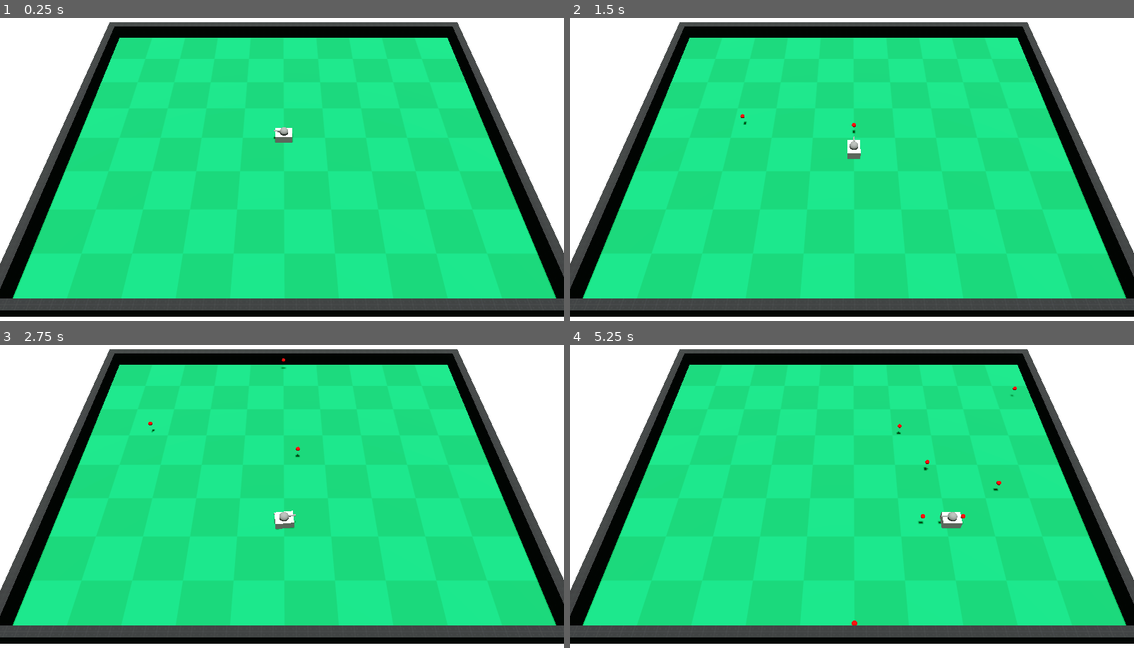
Above: before the commit, frames 1-4 (two rows, left to right).
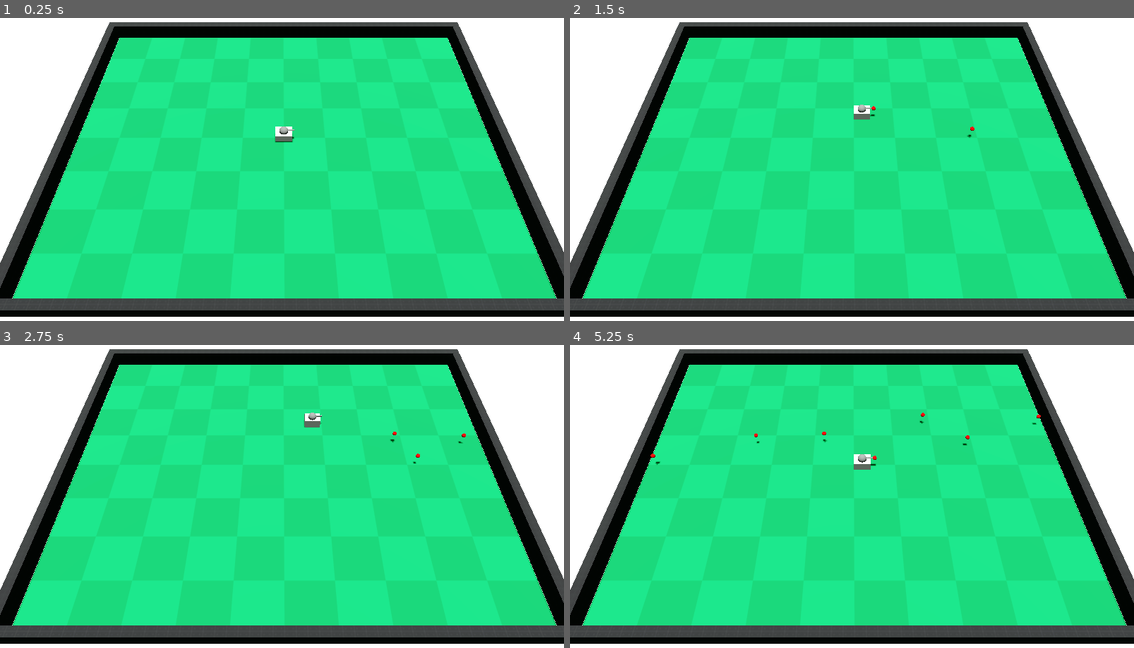
Above: after the commit, the same moments.

Repository: MrBocch/godot_tanks
Game: Godot game, scene res://scenes/levels/base.tscn
Same seed, same stepped clock (60 frames per second), same inputs: the game is played once before the commit and once after it.
Inputs:
- Up to frame 1 (0.25 s): no input
- Up to frame 2 (1.5 s): hold Right (ui_right) 0.53-1.28 s; tap Space (fire) at 0.6, 1.35 s; hold Down (ui_down) from 1.28 s (still down)
- Up to frame 3 (2.75 s): release Down (ui_down) at 2.03 s; hold Right (ui_right) from 2.03 s (still down); tap Space (fire) at 2.1 s
- Up to frame 4 (5.25 s): release Right (ui_right) at 2.78 s; hold Up (ui_up) 2.78-3.53 s; tap Space (fire) every 0.75 s from 2.85 to 5.1 s; hold Left (ui_left) 3.53-5.03 s; hold Down (ui_down) from 5.03 s (still down)

The runs differ from the first frame. In frame 1, 0.3% of the frame differs, in the area x 0-100%, y 2-93%; in frame 2, 0.5%; in frame 3, 0.6%; in frame 4, 0.8%.

Commit message:
stop tank from phasing thrue walls, have to fix movement

Diff:
--- a/scenes/levels/base.gd
+++ b/scenes/levels/base.gd
@@ -16,18 +16,20 @@
 
 # when bullet collides with walls
 # assuming that area is a bullet
-func _on_left_area_entered(area):
-	area.bounces += 1
-	area.acceleration.z *= -1
-
-func _on_right_area_entered(area):
-	area.bounces += 1
-	area.acceleration.z *= -1
-
-func _on_top_area_entered(area):
-	area.bounces += 1
-	area.acceleration.x *= -1
-
-func _on_bot_area_entered(area):
-	area.bounces += 1
-	area.acceleration.x *= -1
+# no long have to this, bc have the signal
+# the node
+#func _on_left_area_entered(area):
+	#area.bounces += 1
+	#area.acceleration.z *= -1
+#
+#func _on_right_area_entered(area):
+	#area.bounces += 1
+	#area.acceleration.z *= -1
+#
+#func _on_top_area_entered(area):
+	#area.bounces += 1
+	#area.acceleration.x *= -1
+#
+#func _on_bot_area_entered(area):
+	#area.bounces += 1
+	#area.acceleration.x *= -1
--- a/scenes/levels/base.tscn
+++ b/scenes/levels/base.tscn
@@ -1,9 +1,9 @@
-[gd_scene load_steps=11 format=3 uid="uid://hq3nsgeehhxq"]
+[gd_scene load_steps=12 format=3 uid="uid://hq3nsgeehhxq"]
 
 [ext_resource type="Script" path="res://scenes/levels/base.gd" id="1_qgvs3"]
 [ext_resource type="Texture2D" uid="uid://cffhsuew0v70f" path="res://assets/textures/kenney_prototype-textures/PNG/Green/texture_09.png" id="2_6426t"]
-[ext_resource type="PackedScene" uid="uid://cnrti10vcpn4k" path="res://scenes/levels/walls/sides.tscn" id="3_q2xlm"]
-[ext_resource type="PackedScene" uid="uid://b1ey7wshbqrrk" path="res://scenes/levels/walls/topbot.tscn" id="4_efef3"]
+[ext_resource type="PackedScene" uid="uid://da42cbwd0dsfd" path="res://scenes/levels/walls/static_topbot.tscn" id="4_3kwmq"]
+[ext_resource type="PackedScene" uid="uid://bkexvllrrvq6n" path="res://scenes/levels/walls/static_sides.tscn" id="5_b1y8w"]
 [ext_resource type="PackedScene" uid="uid://crmy8lvhyrbpc" path="res://scenes/tank/tank.tscn" id="5_o2jv7"]
 
 [sub_resource type="ProceduralSkyMaterial" id="ProceduralSkyMaterial_rtf0p"]
@@ -31,6 +31,9 @@
 material = SubResource("StandardMaterial3D_sbktl")
 size = Vector3(40, 1, 50)
 
+[sub_resource type="BoxShape3D" id="BoxShape3D_4mcb2"]
+size = Vector3(40, 1, 50)
+
 [node name="base" type="Node3D"]
 script = ExtResource("1_qgvs3")
 
@@ -40,38 +43,41 @@
 environment = SubResource("Environment_11e1y")
 
 [node name="DirectionalLight3D" type="DirectionalLight3D" parent="env"]
-transform = Transform3D(1, -6.97574e-16, 4.15924e-24, 4.15924e-24, 1.19249e-08, 1, -6.97574e-16, -1, 1.19249e-08, 0, 11.169, 0)
+transform = Transform3D(1, -6.97574e-16, 4.15926e-24, 4.15924e-24, 1.19249e-08, 1, -6.97574e-16, -1, 1.19249e-08, 0, 11.169, 0)
 light_energy = 0.65
 shadow_enabled = true
+metadata/_edit_lock_ = true
 
-[node name="arena" type="Node" parent="."]
+[node name="arena" type="Node3D" parent="."]
+metadata/_edit_lock_ = true
 
-[node name="floor" type="Node3D" parent="arena"]
+[node name="floor" type="StaticBody3D" parent="arena"]
 transform = Transform3D(1, 0, 0, 0, 1, 0, 0, 0, 1, 2.08165e-12, -0.5, 2.08165e-12)
+metadata/_edit_lock_ = true
 metadata/_edit_group_ = true
 
 [node name="MeshInstance3D" type="MeshInstance3D" parent="arena/floor"]
 mesh = SubResource("BoxMesh_5db7o")
 
-[node name="left" parent="arena" instance=ExtResource("3_q2xlm")]
-transform = Transform3D(1, 0, 0, 0, 1, 0, 0, 0, 1, 2.08165e-12, 1, 25.5)
+[node name="CollisionShape3D" type="CollisionShape3D" parent="arena/floor"]
+transform = Transform3D(1, 0, 0, 0, 1, 0, 0, 0, 1, 0, 0.0282273, 0)
+shape = SubResource("BoxShape3D_4mcb2")
 
-[node name="right" parent="arena" instance=ExtResource("3_q2xlm")]
-transform = Transform3D(1, 0, 0, 0, 1, 0, 0, 0, 1, 2.08165e-12, 1, -25.5)
+[node name="right" parent="arena" instance=ExtResource("5_b1y8w")]
+transform = Transform3D(1, 0, 0, 0, 1, 0, 0, 0, 1, 2.08165e-12, 1, -25.526)
 
-[node name="top" parent="arena" instance=ExtResource("4_efef3")]
-transform = Transform3D(1, 0, 0, 0, 1, 0, 0, 0, 1, -20.514, 2.08165e-12, 2.08165e-12)
+[node name="left" parent="arena" instance=ExtResource("5_b1y8w")]
+transform = Transform3D(1, 0, 0, 0, 1, 0, 0, 0, 1, 2.08165e-12, 1, 25.526)
 
-[node name="bot" parent="arena" instance=ExtResource("4_efef3")]
-transform = Transform3D(1, 0, 0, 0, 1, 0, 0, 0, 1, 20.5142, 2.08165e-12, 2.08165e-12)
+[node name="bot" parent="arena" instance=ExtResource("4_3kwmq")]
+transform = Transform3D(1, -3.48787e-16, 3.48787e-16, 3.48787e-16, 1, -3.48787e-16, -3.48787e-16, 3.48787e-16, 1, 20.5, 2.08165e-12, 2.08165e-12)
+
+[node name="top" parent="arena" instance=ExtResource("4_3kwmq")]
+transform = Transform3D(1, -3.48787e-16, 3.48787e-16, 3.48787e-16, 1, -3.48787e-16, -3.48787e-16, 3.48787e-16, 1, -20.5, 2.08165e-12, 2.08165e-12)
 
 [node name="Camera3D" type="Camera3D" parent="."]
 transform = Transform3D(-2.10254e-08, -0.81822, 0.574905, 1.52155e-08, 0.574905, 0.81822, -1, 2.59509e-08, 3.62035e-10, 29.7929, 34.7173, 0.229157)
 fov = 45.9
 
 [node name="tank" parent="." instance=ExtResource("5_o2jv7")]
-
-[connection signal="area_entered" from="arena/left" to="." method="_on_left_area_entered"]
-[connection signal="area_entered" from="arena/right" to="." method="_on_right_area_entered"]
-[connection signal="area_entered" from="arena/top" to="." method="_on_top_area_entered"]
-[connection signal="area_entered" from="arena/bot" to="." method="_on_bot_area_entered"]
+transform = Transform3D(-1, 3.48787e-16, -8.74228e-08, 3.48787e-16, 1, -3.48787e-16, 8.74228e-08, -3.48787e-16, -1, 0, 0.499572, 0)
--- /dev/null
+++ b/scenes/levels/walls/static_sides.gd
@@ -0,0 +1,16 @@
+extends StaticBody3D
+
+
+# Called when the node enters the scene tree for the first time.
+func _ready():
+	pass # Replace with function body.
+
+
+# Called every frame. 'delta' is the elapsed time since the previous frame.
+func _process(delta):
+	pass
+
+
+func _on_area_3d_area_entered(bullet):
+	bullet.bounces += 1
+	bullet.acceleration.z *= -1
--- /dev/null
+++ b/scenes/levels/walls/static_sides.tscn
@@ -0,0 +1,33 @@
+[gd_scene load_steps=6 format=3 uid="uid://bkexvllrrvq6n"]
+
+[ext_resource type="Script" path="res://scenes/levels/walls/static_sides.gd" id="1_k38ka"]
+[ext_resource type="Texture2D" uid="uid://badopfcc0rp" path="res://assets/textures/kenney_prototype-textures/PNG/Dark/texture_06.png" id="1_oqew5"]
+
+[sub_resource type="BoxShape3D" id="BoxShape3D_rlqd0"]
+size = Vector3(40, 2, 1)
+
+[sub_resource type="StandardMaterial3D" id="StandardMaterial3D_bqg2g"]
+albedo_texture = ExtResource("1_oqew5")
+uv1_scale = Vector3(1.68, 1.68, 1.68)
+uv1_triplanar = true
+
+[sub_resource type="BoxMesh" id="BoxMesh_ufb2c"]
+material = SubResource("StandardMaterial3D_bqg2g")
+size = Vector3(40, 2, 1)
+
+[node name="wall" type="StaticBody3D"]
+transform = Transform3D(1, 0, 0, 0, 1, 0, 0, 0, 1, 0, 1, 0)
+script = ExtResource("1_k38ka")
+
+[node name="CollisionShape3D" type="CollisionShape3D" parent="."]
+shape = SubResource("BoxShape3D_rlqd0")
+
+[node name="MeshInstance3D" type="MeshInstance3D" parent="."]
+mesh = SubResource("BoxMesh_ufb2c")
+
+[node name="Area3D" type="Area3D" parent="."]
+
+[node name="CollisionShape3D2" type="CollisionShape3D" parent="Area3D"]
+shape = SubResource("BoxShape3D_rlqd0")
+
+[connection signal="area_entered" from="Area3D" to="." method="_on_area_3d_area_entered"]
--- /dev/null
+++ b/scenes/levels/walls/static_topbot.gd
@@ -0,0 +1,16 @@
+extends StaticBody3D
+
+
+# Called when the node enters the scene tree for the first time.
+func _ready():
+	pass # Replace with function body.
+
+
+# Called every frame. 'delta' is the elapsed time since the previous frame.
+func _process(delta):
+	pass
+
+
+func _on_area_3d_area_entered(bullet):
+	bullet.bounces += 1
+	bullet.acceleration.x *= -1
--- /dev/null
+++ b/scenes/levels/walls/static_topbot.tscn
@@ -0,0 +1,35 @@
+[gd_scene load_steps=6 format=3 uid="uid://da42cbwd0dsfd"]
+
+[ext_resource type="Texture2D" uid="uid://badopfcc0rp" path="res://assets/textures/kenney_prototype-textures/PNG/Dark/texture_06.png" id="1_kw60w"]
+[ext_resource type="Script" path="res://scenes/levels/walls/static_topbot.gd" id="1_nqmfl"]
+
+[sub_resource type="StandardMaterial3D" id="StandardMaterial3D_o872c"]
+albedo_texture = ExtResource("1_kw60w")
+uv1_triplanar = true
+
+[sub_resource type="BoxMesh" id="BoxMesh_4h5lv"]
+material = SubResource("StandardMaterial3D_o872c")
+size = Vector3(1, 2, 52)
+
+[sub_resource type="BoxShape3D" id="BoxShape3D_7temx"]
+size = Vector3(1, 2, 50)
+
+[node name="wall" type="StaticBody3D"]
+transform = Transform3D(1, -3.48787e-16, 3.48787e-16, 3.48787e-16, 1, -3.48787e-16, -3.48787e-16, 3.48787e-16, 1, 0, 0, 0)
+script = ExtResource("1_nqmfl")
+
+[node name="MeshInstance3D" type="MeshInstance3D" parent="."]
+transform = Transform3D(1, 0, 0, 0, 1, 0, 0, 0, 1, 0, 1, 0)
+mesh = SubResource("BoxMesh_4h5lv")
+
+[node name="CollisionShape3D" type="CollisionShape3D" parent="."]
+transform = Transform3D(1, 0, 0, 0, 1, 0, 0, 0, 1, 0, 1, 0)
+shape = SubResource("BoxShape3D_7temx")
+
+[node name="Area3D" type="Area3D" parent="."]
+
+[node name="CollisionShape3D2" type="CollisionShape3D" parent="Area3D"]
+transform = Transform3D(1, 0, 0, 0, 1, 0, 0, 0, 1, 0, 1, 0)
+shape = SubResource("BoxShape3D_7temx")
+
+[connection signal="area_entered" from="Area3D" to="." method="_on_area_3d_area_entered"]
--- /dev/null
+++ b/scenes/tank/character_tank.gd
@@ -0,0 +1,41 @@
+extends CharacterBody3D
+
+@onready var root = get_tree().get_root()
+var bullet
+
+const SPEED = 5.0
+const JUMP_VELOCITY = 4.5
+
+# Get the gravity from the project settings to be synced with RigidBody nodes.
+var gravity = ProjectSettings.get_setting("physics/3d/default_gravity")
+
+func _ready():
+	bullet = preload("res://scenes/bullet/bullet.tscn")
+
+func _physics_process(delta):
+	# tanks cant jump
+	if not is_on_floor():
+		velocity.y -= gravity * delta
+
+	if Input.is_action_just_pressed("fire"):
+		var bullet_instance = bullet.instantiate()
+		bullet_instance.rotation.y = self.rotation.y
+		bullet_instance.position.y = 1.249
+
+		bullet_instance.position.x = self.position.x
+		bullet_instance.position.z = self.position.z
+
+		root.add_child(bullet_instance)
+
+	# Get the input direction and handle the movement/deceleration.
+	# As good practice, you should replace UI actions with custom gameplay actions.
+	var input_dir = Input.get_vector("ui_left", "ui_right", "ui_up", "ui_down")
+	var direction = (transform.basis * Vector3(input_dir.x, 0, input_dir.y)).normalized()
+	if direction:
+		velocity.x = direction.x * SPEED
+		velocity.z = direction.z * SPEED
+	else:
+		velocity.x = move_toward(velocity.x, 0, SPEED)
+		velocity.z = move_toward(velocity.z, 0, SPEED)
+
+	move_and_slide()
--- a/scenes/tank/tank.tscn
+++ b/scenes/tank/tank.tscn
@@ -1,6 +1,6 @@
-[gd_scene load_steps=6 format=3 uid="uid://crmy8lvhyrbpc"]
+[gd_scene load_steps=7 format=3 uid="uid://crmy8lvhyrbpc"]
 
-[ext_resource type="Script" path="res://scenes/tank/tank.gd" id="1_0o53y"]
+[ext_resource type="Script" path="res://scenes/tank/character_tank.gd" id="1_wuwr5"]
 
 [sub_resource type="BoxMesh" id="BoxMesh_pi72b"]
 size = Vector3(1.5, 1, 2)
@@ -15,10 +15,12 @@
 bottom_radius = 0.1
 height = 0.9
 
-[node name="tank" type="Node3D"]
+[sub_resource type="BoxShape3D" id="BoxShape3D_poh13"]
+size = Vector3(1.5, 2, 2.26691)
+
+[node name="tank" type="CharacterBody3D"]
 transform = Transform3D(1, -3.48787e-16, 3.48787e-16, 3.48787e-16, 1, -3.48787e-16, -3.48787e-16, 3.48787e-16, 1, 0, 0, 0)
-script = ExtResource("1_0o53y")
-SPEED = 11.0
+script = ExtResource("1_wuwr5")
 
 [node name="body" type="MeshInstance3D" parent="."]
 transform = Transform3D(1, 0, 0, 0, 1, 0, 0, 0, 1, 2.08165e-12, 0.5, 2.08165e-12)
@@ -41,4 +43,8 @@
 wait_time = 0.75
 one_shot = true
 
+[node name="CollisionShape3D" type="CollisionShape3D" parent="."]
+transform = Transform3D(1, -1.21652e-31, 0, -1.21652e-31, 1, 0, 0, 0, 1, 3.48787e-16, 1, 0.133453)
+shape = SubResource("BoxShape3D_poh13")
+
 [connection signal="timeout" from="cooldown" to="." method="_on_timer_timeout"]
Not shown, changed: assets/textures/kenney_prototype-textures/License.txt
Not shown, changed: thoughts.txt
